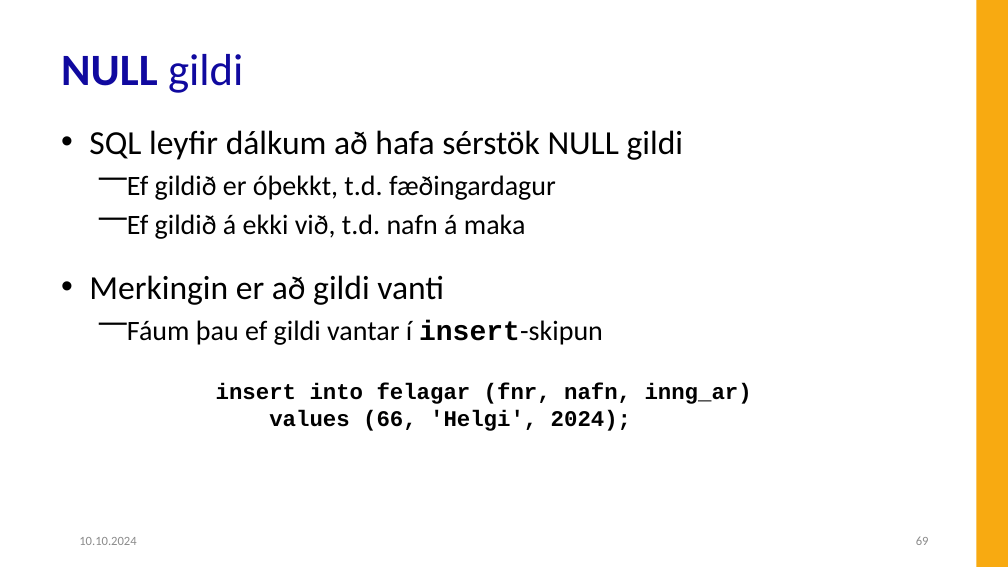
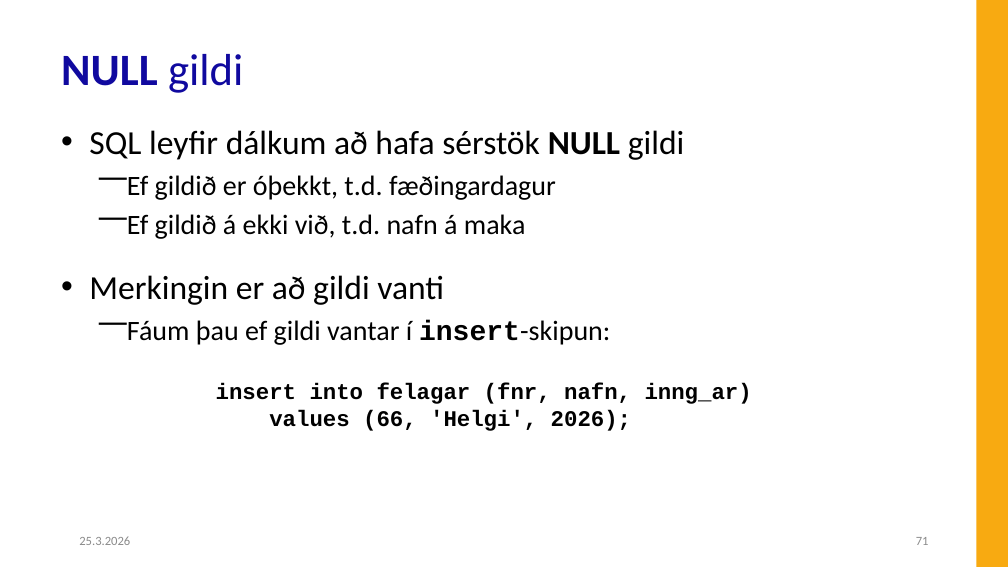
Before and after one commit to Hjalmtyr/SQL1, a slide deck: slide 71 of SQL-I.pptx (slide 69 before the commit). Drawn at 1008x567 pixels with LibreOffice and Linux fonts; fonts in the diff are those of the drawing; background and template pictures are left out. Boxes give left, top, right and bottom in pixels: in the first picture for what was removed or moved away, otherwise in the second. Text is boxed around its words. In the diff, an @@ line names an element or a change of style, - is before the commit and + after.

```diff
--- a/SQL-I.pptx
+++ b/SQL-I.pptx
@@ text at (x1=89, y1=130, x2=685, y2=160): bold on in "NULL" @@
@@ text at (x1=127, y1=320, x2=610, y2=345): text changed @@
-  ⎻ Fáum þau ef gildi vantar í insert-skipun
+  ⎻ Fáum þau ef gildi vantar í insert-skipun:
@@ text at (x1=269, y1=410, x2=631, y2=431): text changed @@
-values (66, 'Helgi', 2024);
+values (66, 'Helgi', 2026);
@@ text at (x1=79, y1=536, x2=130, y2=545): text changed @@
-10.10.2024
+25.3.2026
@@ page number at (x1=916, y1=537, x2=929, y2=545): text changed @@
-69
+71
```
Also in this commit, not shown: 80 other slides changed, 4 slides added, 2 slides removed, 21 other files.
